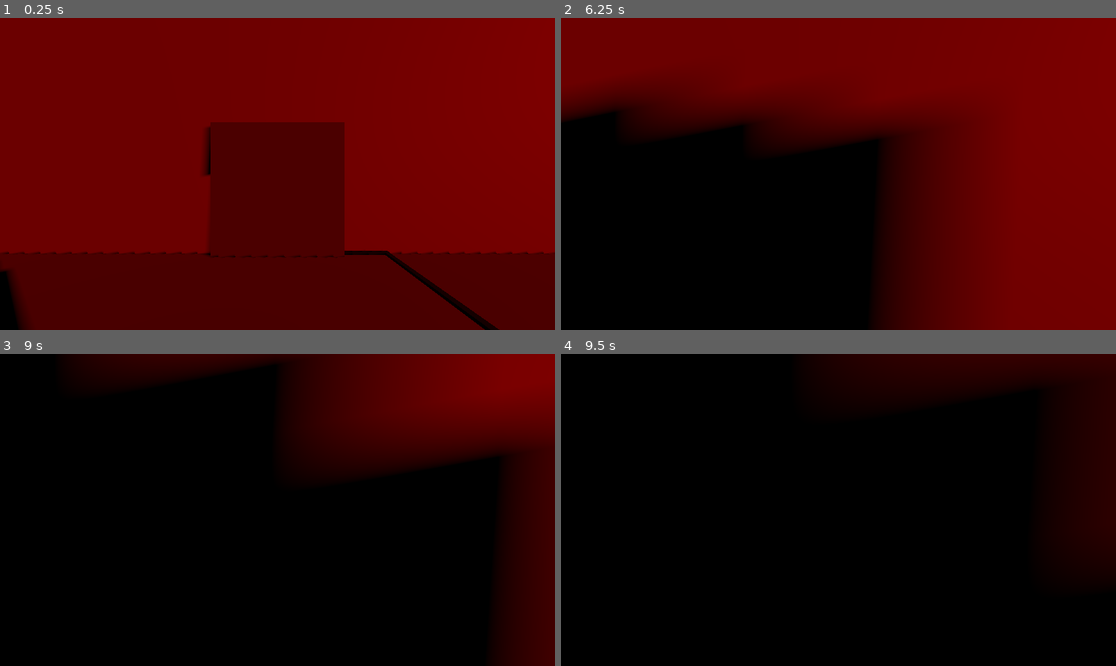
Above: before the commit, frames 1-4 (two rows, left to right).
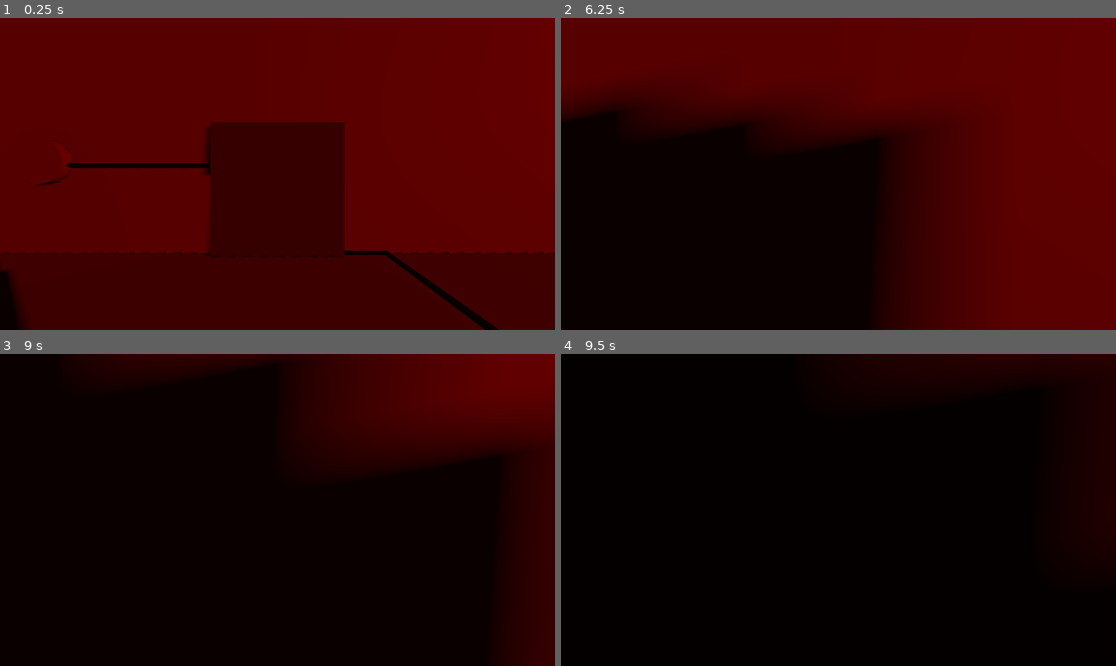
Above: after the commit, the same moments.

Repository: ThreeCoffees/HackYeah2025
Game: Godot game, scene res://test_scenes/gremble_test_scene.tscn
Same seed, same stepped clock (60 frames per second), same inputs: the game is played once before the commit and once after it.
Inputs (mouse positions are in pixels of both pictures, inside the frame that each line leads up to):
- Up to frame 1 (0.25 s): no input
- Up to frame 2 (6.25 s): tap Enter (ui_accept) at 0.5, 0.77, 1.52, 2, 2.75, 3.02, 3.5, 3.77, 4.25, 4.52, 5, 6.02 s; move the mouse to (866, 174) at 0.52 s; hold W (move_forward) 0.53-5.78 s; click (866, 174) at 0.67 s; move the mouse to (810, 174) at 1.27 s; move the mouse to (849, 167) at 2.02 s; move the mouse to (832, 180) at 2.77 s; click (832, 180) at 2.92 s; move the mouse to (877, 177) at 3.52 s; move the mouse to (794, 170) at 4.27 s; move the mouse to (844, 174) at 5.02 s; click (844, 174) at 5.17 s; move the mouse to (816, 167) at 5.77 s; hold D (move_right) from 5.78 s (still down)
- Up to frame 3 (9 s): move the mouse to (305, 510) at 6.52 s; release D (move_right) at 6.53 s; hold W (move_forward) 6.53-8.78 s; tap Enter (ui_accept) at 6.77, 7.52 s; move the mouse to (249, 510) at 7.27 s; click (249, 510) at 7.42 s; move the mouse to (288, 503) at 8.02 s; move the mouse to (271, 516) at 8.77 s; hold A (move_left) from 8.78 s (still down)
- Up to frame 4 (9.5 s): keep holding A (move_left); tap Enter (ui_accept) at 9.02 s

The runs differ from the first frame. In frame 1, 10% of the frame differs, in the area x 2-100%, y 0-72%; in frame 2, 7.6%; in frame 3, 1.2%; in frame 4, less than 0.1%.

Commit message:
test scene fog and lighting

Diff:
--- a/test_scenes/gremble_test_scene.tscn
+++ b/test_scenes/gremble_test_scene.tscn
@@ -1,7 +1,8 @@
-[gd_scene load_steps=10 format=3 uid="uid://baard4kloe547"]
+[gd_scene load_steps=12 format=3 uid="uid://baard4kloe547"]
 
 [ext_resource type="PackedScene" uid="uid://dk3bqkf2rry5l" path="res://test_scenes/movable_wall.tscn" id="1_cirfm"]
 [ext_resource type="PackedScene" uid="uid://x8ncv8cvkmg5" path="res://characters/walking_character.tscn" id="2_dh7q0"]
+[ext_resource type="PackedScene" path="res://test_scenes/button.tscn" id="3_6eh5t"]
 
 [sub_resource type="BoxMesh" id="BoxMesh_dh7q0"]
 size = Vector3(20, 1, 20)
@@ -26,6 +27,13 @@
 [sub_resource type="BoxShape3D" id="BoxShape3D_okhc2"]
 size = Vector3(0.5275879, 1, 0.5116577)
 
+[sub_resource type="Environment" id="Environment_6eh5t"]
+background_mode = 1
+background_color = Color(0.12156863, 0, 0, 1)
+volumetric_fog_enabled = true
+volumetric_fog_density = 0.2857
+volumetric_fog_albedo = Color(1, 0.6156863, 0.3529412, 1)
+
 [node name="Scene" type="Node3D"]
 
 [node name="MovableWall" parent="." instance=ExtResource("1_cirfm")]
@@ -48,6 +56,46 @@
 [node name="CollisionShape3D" type="CollisionShape3D" parent="StaticWall"]
 shape = SubResource("BoxShape3D_6eh5t")
 
+[node name="StaticWall6" type="StaticBody3D" parent="."]
+transform = Transform3D(1, 0, 0, 0, 1, 0, 0, 0, 1, -11, -0.5, -20)
+
+[node name="MeshInstance3D" type="MeshInstance3D" parent="StaticWall6"]
+mesh = SubResource("BoxMesh_dh7q0")
+skeleton = NodePath("../..")
+
+[node name="CollisionShape3D" type="CollisionShape3D" parent="StaticWall6"]
+shape = SubResource("BoxShape3D_6eh5t")
+
+[node name="StaticWall7" type="StaticBody3D" parent="."]
+transform = Transform3D(1, 0, 0, 0, 1, 0, 0, 0, 1, 9, -0.5, -20)
+
+[node name="MeshInstance3D" type="MeshInstance3D" parent="StaticWall7"]
+mesh = SubResource("BoxMesh_dh7q0")
+skeleton = NodePath("../..")
+
+[node name="CollisionShape3D" type="CollisionShape3D" parent="StaticWall7"]
+shape = SubResource("BoxShape3D_6eh5t")
+
+[node name="StaticWall8" type="StaticBody3D" parent="."]
+transform = Transform3D(1, 0, 0, 0, 1, 0, 0, 0, 1, -11, 4.5, -10)
+
+[node name="MeshInstance3D" type="MeshInstance3D" parent="StaticWall8"]
+mesh = SubResource("BoxMesh_dh7q0")
+skeleton = NodePath("../..")
+
+[node name="CollisionShape3D" type="CollisionShape3D" parent="StaticWall8"]
+shape = SubResource("BoxShape3D_6eh5t")
+
+[node name="StaticWall9" type="StaticBody3D" parent="."]
+transform = Transform3D(1, 0, 0, 0, 1, 0, 0, 0, 1, 9, 4.5, -10)
+
+[node name="MeshInstance3D" type="MeshInstance3D" parent="StaticWall9"]
+mesh = SubResource("BoxMesh_dh7q0")
+skeleton = NodePath("../..")
+
+[node name="CollisionShape3D" type="CollisionShape3D" parent="StaticWall9"]
+shape = SubResource("BoxShape3D_6eh5t")
+
 [node name="StaticWall2" type="StaticBody3D" parent="."]
 transform = Transform3D(1, 0, 0, 0, 1, 0, 0, 0, 1, 9, -0.5, 0)
 
@@ -62,6 +110,16 @@
 transform = Transform3D(1, 0, 0, 0, -4.371139e-08, -1, 0, 1, -4.371139e-08, 11, -7.5, 0)
 
 [node name="MeshInstance3D" type="MeshInstance3D" parent="StaticWall3"]
+mesh = SubResource("BoxMesh_dh7q0")
+skeleton = NodePath("../..")
+
+[node name="MeshInstance3D2" type="MeshInstance3D" parent="StaticWall3"]
+transform = Transform3D(-4.371139e-08, 1, -4.371139e-08, -1, -4.3711385e-08, 4.371139e-08, 4.371139e-08, 4.371139e-08, 1, 3, -10, -2.9999995)
+mesh = SubResource("BoxMesh_dh7q0")
+skeleton = NodePath("../..")
+
+[node name="MeshInstance3D3" type="MeshInstance3D" parent="StaticWall3"]
+transform = Transform3D(-4.371139e-08, 1, -4.371139e-08, -1, -4.3711385e-08, 4.371139e-08, 4.371139e-08, 4.371139e-08, 1, -30, -10, -2.9999995)
 mesh = SubResource("BoxMesh_dh7q0")
 skeleton = NodePath("../..")
 
@@ -91,12 +149,14 @@
 [node name="DirectionalLight3D" type="DirectionalLight3D" parent="."]
 transform = Transform3D(0.56978685, -0.1767123, 0.80256784, -0.033027463, 0.9708936, 0.23722287, -0.82112837, -0.1616733, 0.5473664, 0, 6.682555, 9.388758)
 light_color = Color(0.97, 0, 0, 1)
+light_energy = 0.47
 shadow_enabled = true
 sky_mode = 1
 
 [node name="DirectionalLight3D2" type="DirectionalLight3D" parent="."]
 transform = Transform3D(-0.31540972, -0.23534834, 0.9193088, -0.033027455, 0.97089374, 0.23722288, -0.9483805, 0.044459946, -0.31400204, 0, 6.682555, 9.388758)
 light_color = Color(0.97, 0, 0, 1)
+light_energy = 0.325
 shadow_enabled = true
 sky_mode = 1
 
@@ -112,6 +172,10 @@
 transform = Transform3D(-4.371139e-08, 0, 1, 0, 1, 0, -1, 0, -4.371139e-08, 1.5675845, -9.536743e-07, 0.5300858)
 mesh = SubResource("BoxMesh_okhc2")
 
+[node name="MeshInstance3D4" type="MeshInstance3D" parent="."]
+transform = Transform3D(-4.371139e-08, 0, 1.7744149, 0, 1, 0, -1, 0, -7.7562134e-08, -3.2530727, 2.0404313, 0.5300858)
+mesh = SubResource("BoxMesh_okhc2")
+
 [node name="Area3D" type="Area3D" parent="."]
 transform = Transform3D(1, 0, 0, 0, 1, 0, 0, 0, 1, 2.795631, 4.7683716e-07, 3.9332037)
 
@@ -119,4 +183,39 @@
 transform = Transform3D(1, 0, 0, 0, 1, 0, 0, 0, 1, -0.28719568, 0.14658129, 0.17596793)
 shape = SubResource("BoxShape3D_okhc2")
 
+[node name="Button" parent="." instance=ExtResource("3_6eh5t")]
+transform = Transform3D(1, 0, 0, 0, -4.371139e-08, -1, 0, 1, -4.371139e-08, -5.281409, 2.125, 0.60712814)
+
+[node name="WorldEnvironment" type="WorldEnvironment" parent="."]
+environment = SubResource("Environment_6eh5t")
+
+[node name="SpotLight3D" type="SpotLight3D" parent="."]
+transform = Transform3D(1, 0, 0, 0, -0.814885, 0.57962257, 0, -0.57962257, -0.814885, 0, 3.7268891, -4.778239)
+light_color = Color(1, 0.32999998, 0.3411665, 1)
+shadow_enabled = true
+spot_range = 17.527
+spot_angle = 31.84
+
+[node name="SpotLight3D2" type="SpotLight3D" parent="."]
+transform = Transform3D(-0.92288125, -0.22320378, -0.31379977, 0, -0.814885, 0.5796227, -0.38508466, 0.53492284, 0.7520421, -8.694448, 3.7268891, -4.778239)
+light_color = Color(1, 0.32999998, 0.3411665, 1)
+shadow_enabled = true
+spot_range = 17.527
+spot_angle = 31.84
+
+[node name="SpotLight3D3" type="SpotLight3D" parent="."]
+transform = Transform3D(-0.71992147, 0.40229028, 0.5655755, -1.6027588e-08, -0.814885, 0.5796227, 0.6940555, 0.4172827, 0.5866533, 8.779343, 3.7268891, -4.778239)
+light_color = Color(1, 0.32999998, 0.3411665, 1)
+shadow_enabled = true
+spot_range = 17.527
+spot_angle = 31.84
+
+[node name="SpotLight3D4" type="SpotLight3D" parent="."]
+transform = Transform3D(-0.048989177, 0.5789267, 0.81390667, 3.8860115e-09, -0.8148852, 0.5796227, 0.9987994, 0.028395236, 0.039920688, 2.4506555, 3.7268891, -14.216547)
+light_color = Color(1, 0.32999998, 0.3411665, 1)
+shadow_enabled = true
+spot_range = 17.527
+spot_angle = 31.84
+
 [connection signal="body_entered" from="Area3D" to="MovableWall" method="toggle_active_if_player"]
+[connection signal="pressed" from="Button" to="MovableWall" method="toggle_active"]
